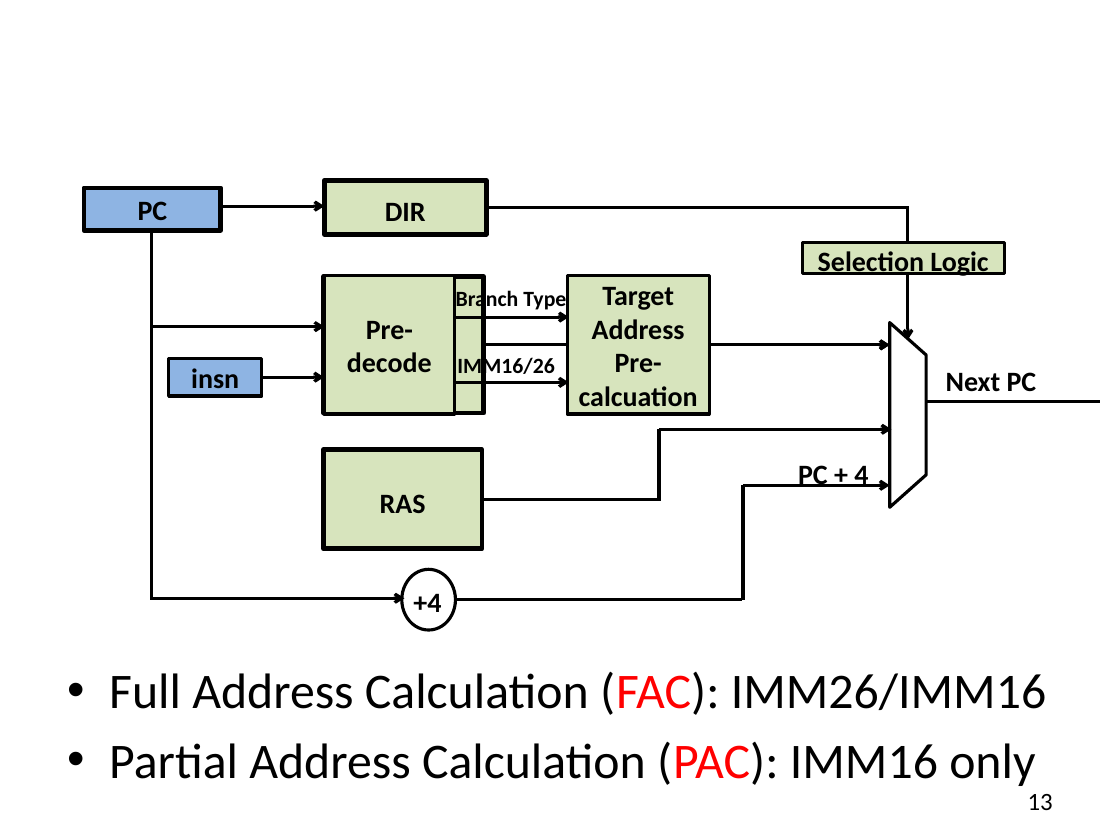
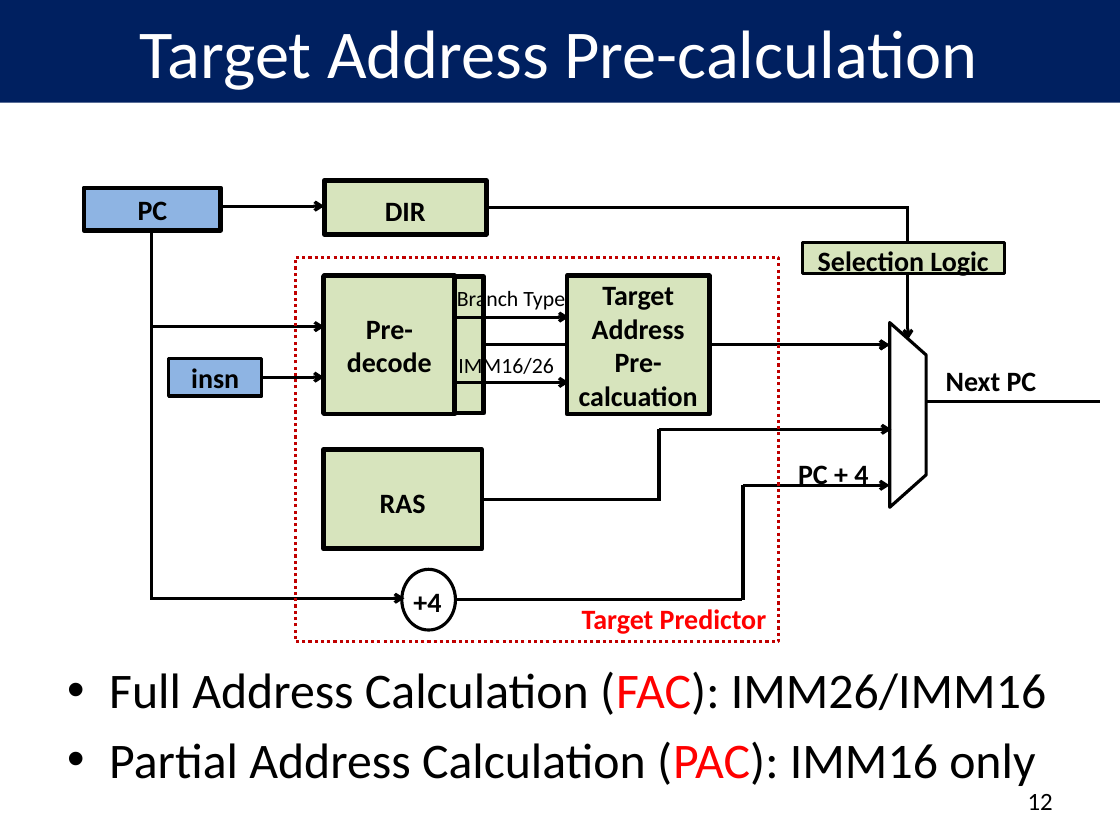
Before and after one commit to peterwudi/di-thesis, a slide deck: slide 13 of presentation/defense.pptx (slide 14 before the commit). Drawn at 1120x840 pixels with LibreOffice and Linux fonts; fonts in the diff are those of the drawing. Boxes give left, top, right and bottom in pixels: in the first picture for what was removed or moved away, otherwise in the second. Text is boxed around its words. In the diff, an @@ line names an element or a change of style, - is before the commit and + after.

Commit message:
update slides

```diff
--- a/presentation/defense.pptx
+++ b/presentation/defense.pptx
@@ title added at bbox=[0, 0, 1120, 103], fill #002060, 44 pt, text #FFFFFF @@
+Target Address Pre-calculation
@@ rectangle added at bbox=[296, 258, 778, 642], outline #C00000 2 pt dashed @@
@@ rectangle "Pre-decode" at bbox=[324, 276, 455, 413]: outline #000000 2 pt to #000000 3 pt @@
@@ text "Branch Type" at bbox=[457, 288, 565, 313]: bold off @@
@@ text "IMM16/26" at bbox=[458, 355, 553, 380]: bold off @@
@@ text added at bbox=[582, 609, 767, 634], 18 pt, text #FF0000, bold @@
+Target Predictor
@@ page number at bbox=[1028, 794, 1053, 810]: text changed @@
-13
+12
```
Also in this commit, not shown: 17 other slides changed, 1 slide removed.
